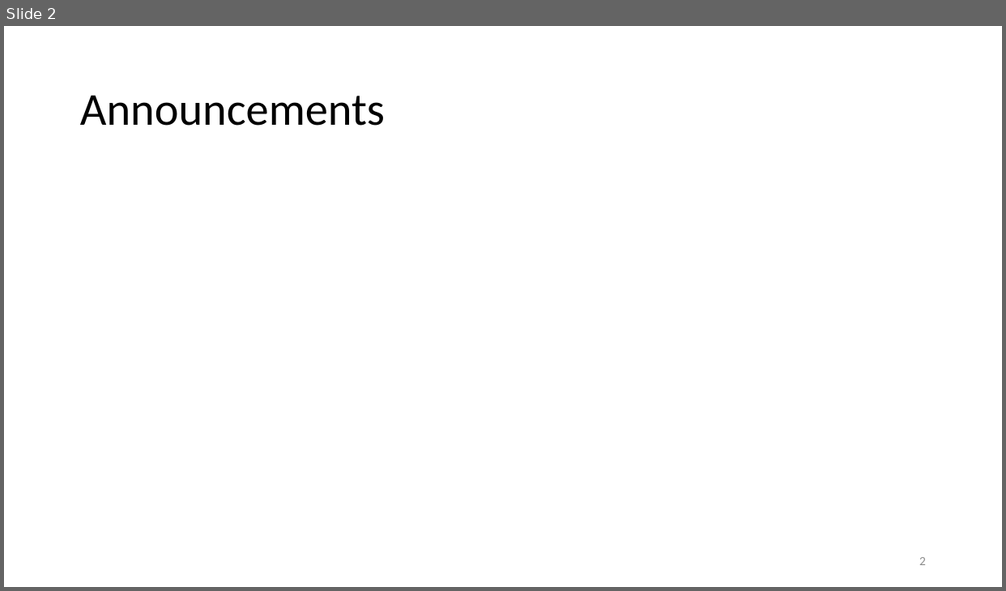
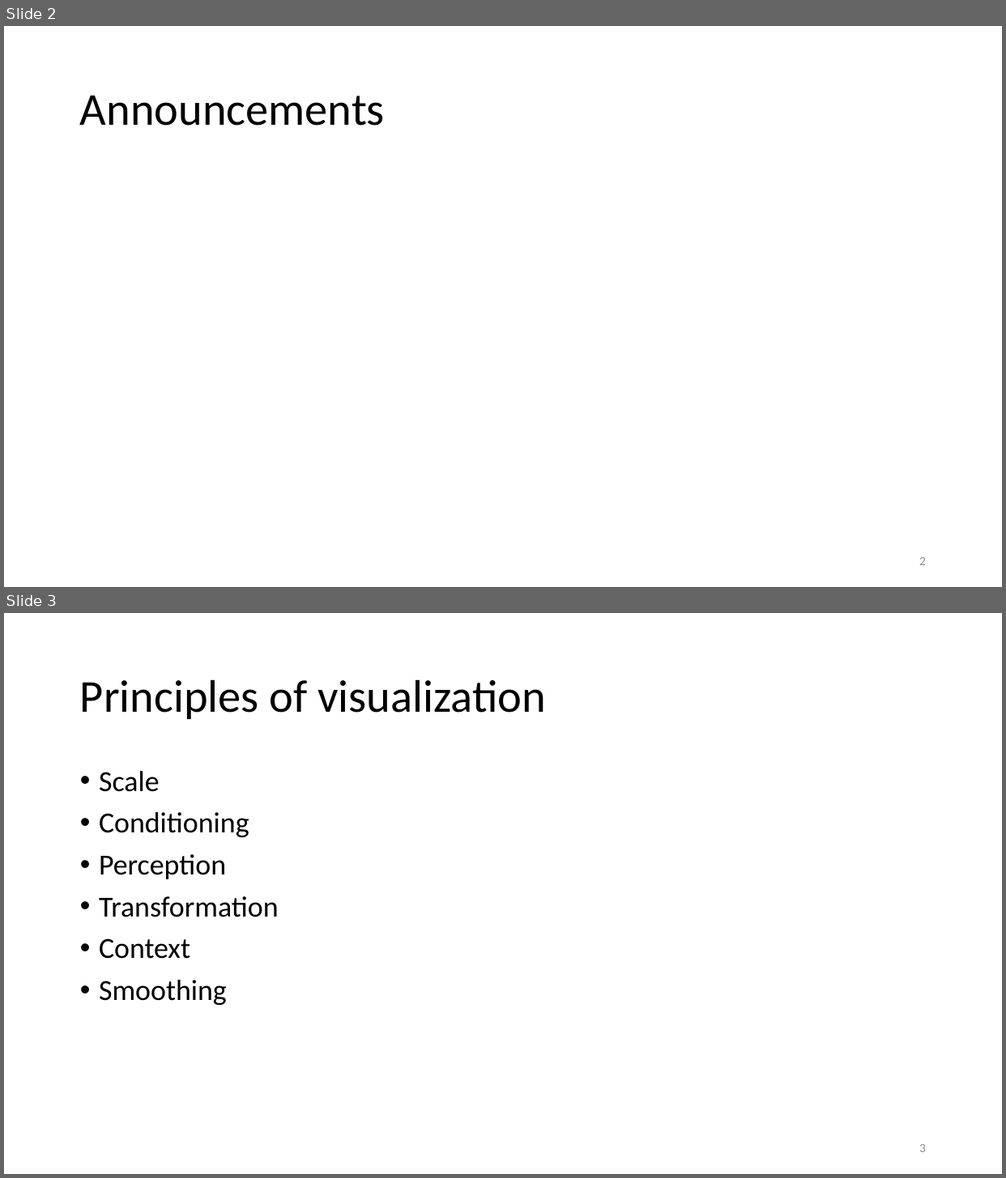
Before and after one commit to joshasuncion/ER-190C, a slide deck: lecture/Lecture 7 Sept 13/7 Visualization.pptx. Shown one above the other, each under a label of ours: slide 2 before the commit, slides 2 and 3 after it. The pictures are 1006x591 and 1006x1178 pixels, drawn with LibreOffice and Linux fonts; fonts in the diff are those of the drawing. Boxes give left, top, right and bottom in pixels: in the first picture for what was removed or moved away, otherwise in the second. Text is boxed around its words. In the diff, an @@ line names an element or a change of style, - is before the commit and + after.

Commit message:
lecture 6 update

```diff
--- a/lecture/Lecture 7 Sept 13/7 Visualization.pptx
+++ b/lecture/Lecture 7 Sept 13/7 Visualization.pptx
@@ slide 3 added at box(4, 613, 1002, 1174), background #FFFFFF @@
@@ title added at box(80, 679, 546, 719), 44 pt, text #000000 @@
+Principles of visualization
@@ text added at box(99, 771, 279, 1005), 28 pt, text #000000 @@
+• Scale
+• Conditioning
+• Perception
+• Transformation
+• Context
+• Smoothing
@@ page number added at box(919, 1144, 926, 1152), 12 pt, text #8C8C8C @@
+3
```
Also in this commit, not shown: 14 other slides added, 5 other files.
